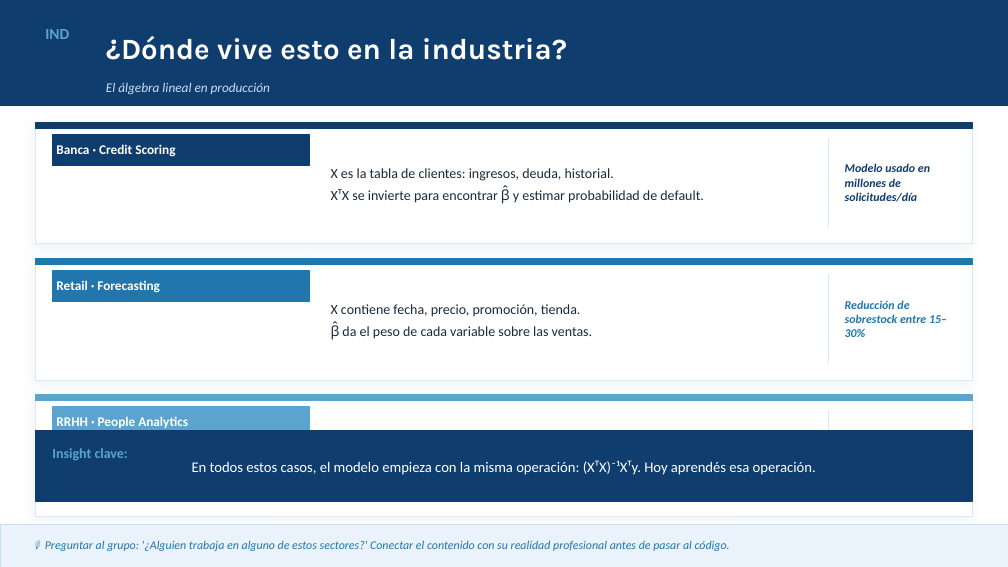
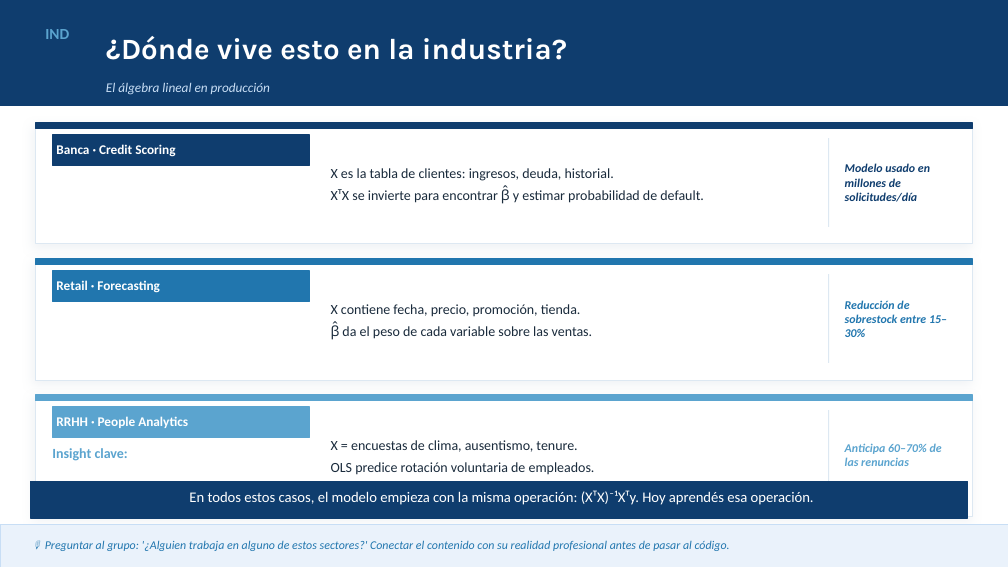
Before and after one commit to josefrodrim/modelos_estadisticos, a slide deck: slide 6 of Clase_1/PPT/clase_1.pptx. Drawn at 1008x567 pixels with LibreOffice and Linux fonts; fonts in the diff are those of the drawing. Boxes give left, top, right and bottom in pixels: in the first picture for what was removed or moved away, otherwise in the second. Text is boxed around its words. In the diff, an @@ line names an element or a change of style, - is before the commit and + after.

```diff
--- a/Clase_1/PPT/clase_1.pptx
+++ b/Clase_1/PPT/clase_1.pptx
@@ text added at [845,443,942,466], 8.5 pt, text #5BA4CF, bold, italic @@
+Anticipa 60–70% de las renuncias
@@ text "En todos estos casos, el ...": place and size @@
-text "En todos estos casos, el ..." at [192,460,816,475]
+text "En todos estos casos, el ..." at [189,490,814,505]
@@ rectangle: place and size @@
-rectangle at [35,430,973,501]
+rectangle at [30,482,968,518]
```
Also in this commit, not shown: 3 other files.
